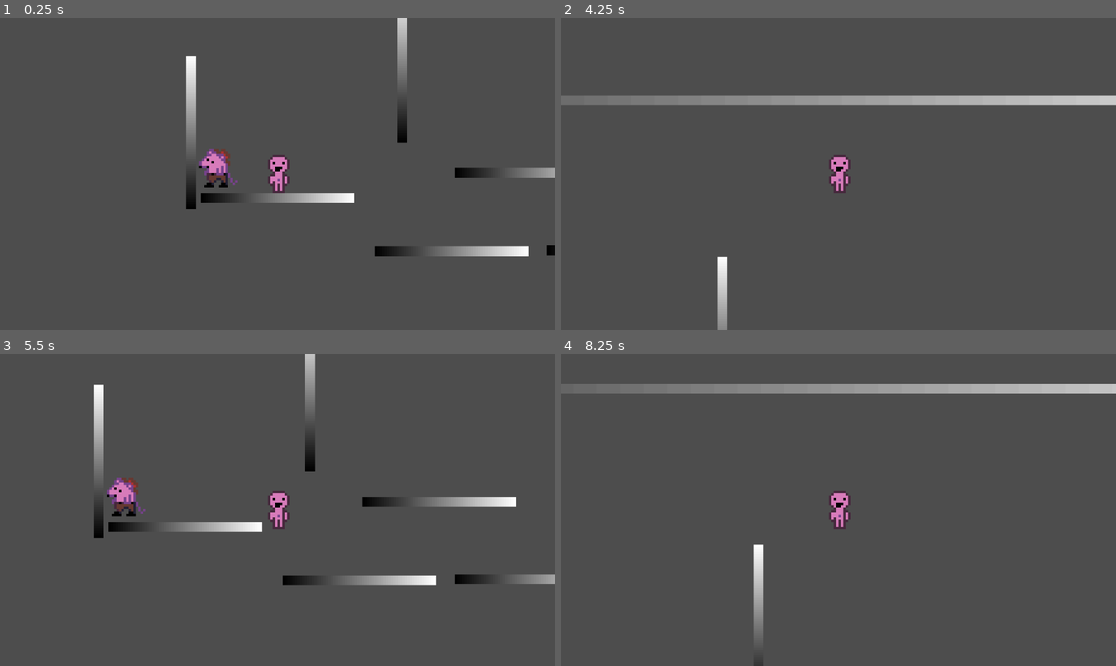
Above: before the commit, frames 1-4 (two rows, left to right).
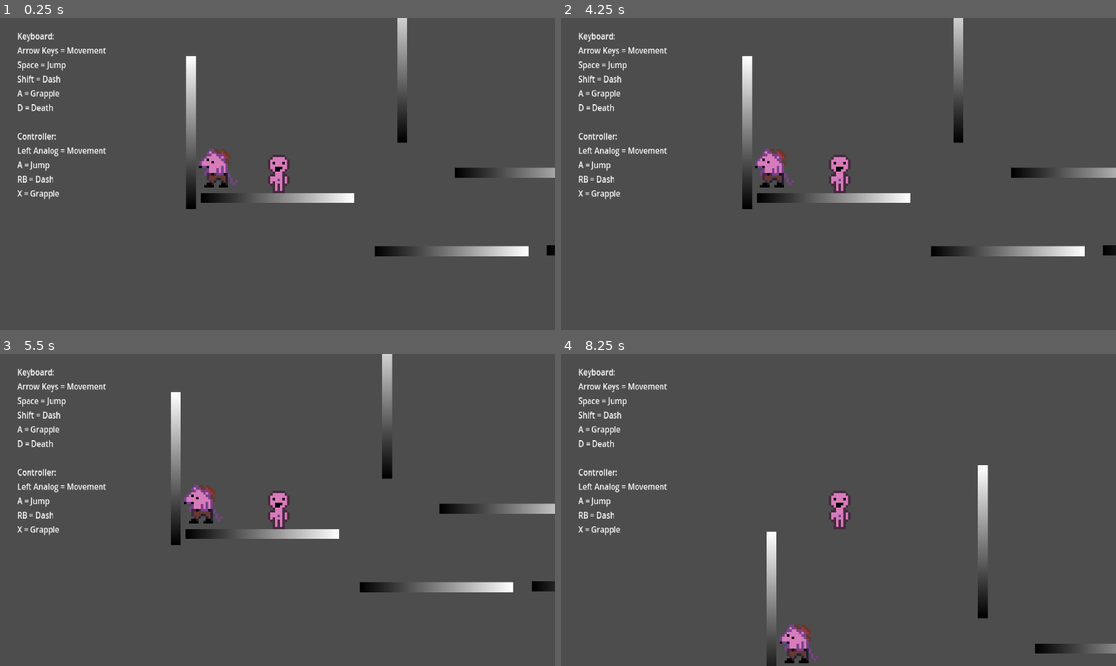
Above: after the commit, the same moments.

Repository: jyee0012/CMPT230-Game
Game: Godot game, scene res://Assets/Scenes/Levels/prototype.tscn
The game is run twice, just before and just after one commit, with the same random seed, the same clock (stepped at 60 frames per second) and the same inputs.
Inputs:
- Up to frame 1 (0.25 s): no input
- Up to frame 2 (4.25 s): tap Enter at 0.5 s; hold Right (right) 0.53-2.03 s; tap Shift (dash) at 0.6, 2.1, 3.6 s; tap Space (jump) at 0.77, 1.52, 3.02, 3.77 s; tap A (grapple) at 1.35, 2.85 s; hold Left (left) 2.03-2.78 s; hold Right (right) from 2.78 s (still down); tap D (debug, bound only after the commit) at 4.15 s
- Up to frame 3 (5.5 s): release Right (right) at 4.28 s; hold Left (left) 4.28-5.03 s; tap A (grapple) at 4.35 s; tap Space (jump) at 4.52 s; hold Right (right) from 5.03 s (still down); tap Shift (dash) at 5.1 s
- Up to frame 4 (8.25 s): release Right (right) at 5.78 s; hold Left (left) 5.78-7.28 s; tap A (grapple) at 5.85, 7.35 s; tap Space (jump) at 6.02, 6.77, 7.52 s; tap Shift (dash) at 6.6, 8.1 s; hold Right (right) from 7.28 s (still down)

The runs differ from the first frame. In frame 1, 1.1% of the frame differs, in the area x 3-20%, y 4-59%; in frame 2, 8.4%; in frame 3, 8.8%, in the area x 3-100%, y 0-77%; in frame 4, 6.6%.

Commit message:
Added Control UI

Diff:
--- a/cmpt230-game/Assets/Scenes/Levels/prototype.tscn
+++ b/cmpt230-game/Assets/Scenes/Levels/prototype.tscn
@@ -42,6 +42,32 @@
 pitch_scale = 1.5
 bus = &"dash"
 
+[node name="Control" type="Control" parent="Player"]
+layout_mode = 3
+anchors_preset = 0
+offset_right = 40.0
+offset_bottom = 40.0
+
+[node name="Label" type="Label" parent="Player/Control"]
+layout_mode = 0
+offset_left = -1080.0
+offset_top = -600.0
+offset_right = -1040.0
+offset_bottom = -577.0
+scale = Vector2(1.96052, 2.28597)
+text = "Keyboard:
+Arrow Keys = Movement
+Space = Jump
+Shift = Dash
+A = Grapple
+D = Death
+
+Controller:
+Left Analog = Movement
+A = Jump
+RB = Dash
+X = Grapple"
+
 [node name="Environment" type="Node" parent="."]
 
 [node name="StaticBody2D" type="StaticBody2D" parent="Environment"]
--- a/cmpt230-game/character_body_2d.gd
+++ b/cmpt230-game/character_body_2d.gd
@@ -25,6 +25,8 @@
 var death_count = 0
 
 func _physics_process(delta: float) -> void:
+	if Input.is_action_just_pressed("debug"):
+		DeathHandler()
 	if player == PlayerState.Grapple:
 		velocity += Vector2(facing, -1) * grapple_speed
 		print_debug(velocity)
@@ -43,7 +45,9 @@
 	elif player == PlayerState.Climb:
 		print_debug("climb")
 		JumpHandler()
-		DeathHandler()
+		# death handling
+		if (position.y > 1000):
+			DeathHandler()
 		GetInput()
 	#elif player == PlayerState.Jump:
 		#print_debug("jump")
@@ -60,7 +64,9 @@
 			CountReset()
 		JumpHandler()
 		move_and_slide() #moved here to give prio to jump in order to prevent hugging the wall while wall jumping
-		DeathHandler()
+		# death handling
+		if (position.y > 1000):
+			DeathHandler()
 		GetInput()
 	if Input.is_action_just_pressed("grapple") and has_grapple:
 		player = PlayerState.Grapple
@@ -118,9 +124,9 @@
 		if is_on_wall() and wall_jump:
 			velocity.x = -facing * SPEED * 10
 func DeathHandler() -> void:
-	# death handling
-	if (position.y > 1000):
 		$death.play()
 		set_position(Vector2(0, 38))
 		death_count+=1
+		player = PlayerState.Idle
+		velocity = Vector2.ZERO
 		print(str(["Death: ", death_count]))
--- a/cmpt230-game/project.godot
+++ b/cmpt230-game/project.godot
@@ -63,6 +63,16 @@
 , Object(InputEventJoypadButton,"resource_local_to_scene":false,"resource_name":"","device":-1,"button_index":2,"pressure":0.0,"pressed":false,"script":null)
 ]
 }
+menu={
+"deadzone": 0.5,
+"events": [Object(InputEventKey,"resource_local_to_scene":false,"resource_name":"","device":0,"window_id":0,"alt_pressed":false,"shift_pressed":false,"ctrl_pressed":false,"meta_pressed":false,"pressed":false,"keycode":0,"physical_keycode":4194305,"key_label":0,"unicode":0,"location":0,"echo":false,"script":null)
+]
+}
+debug={
+"deadzone": 0.5,
+"events": [Object(InputEventKey,"resource_local_to_scene":false,"resource_name":"","device":-1,"window_id":0,"alt_pressed":false,"shift_pressed":false,"ctrl_pressed":false,"meta_pressed":false,"pressed":false,"keycode":0,"physical_keycode":68,"key_label":0,"unicode":100,"location":0,"echo":false,"script":null)
+]
+}
 
 [rendering]
 
